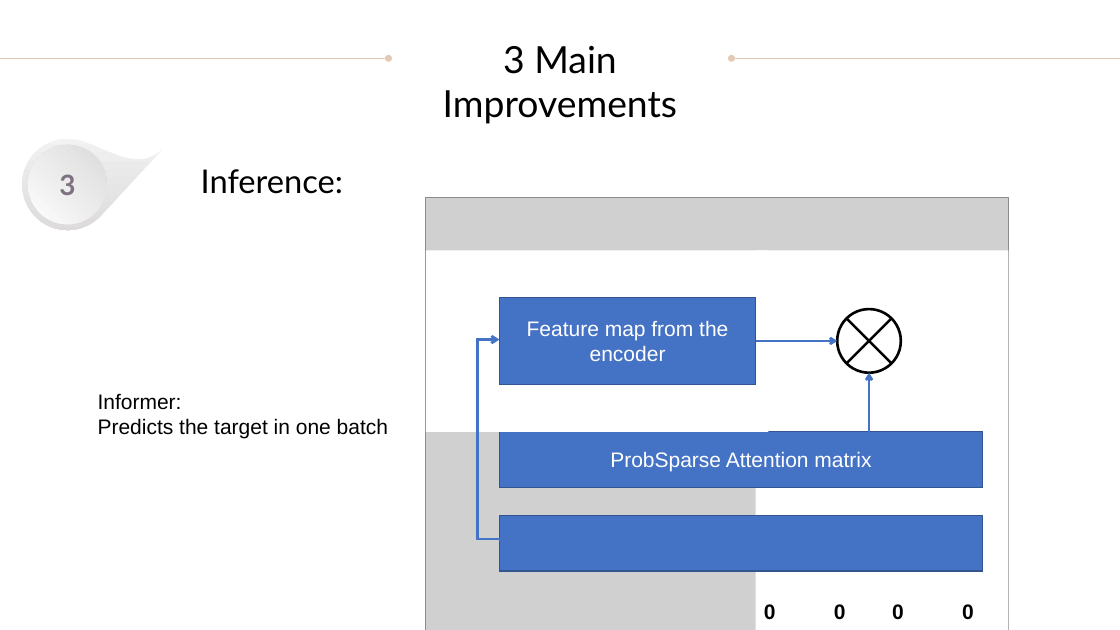
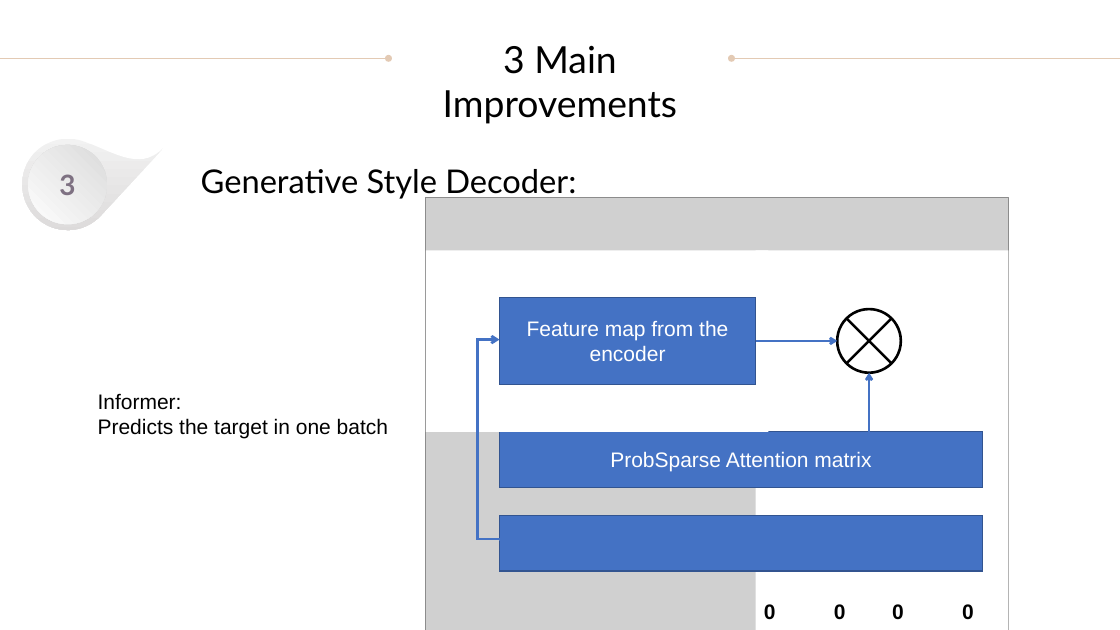
Before and after one commit to JoshuaGhost/paper_review, a slide deck: slide 14 of 0003 Informer the best paper AAAI2021/informer.pptx. Drawn at 1120x630 pixels with LibreOffice and Linux fonts; fonts in the diff are those of the drawing; grey boxes stand for pictures. Boxes give left, top, right and bottom in pixels: in the first picture for what was removed or moved away, otherwise in the second. Text is boxed around its words. In the diff, an @@ line names an element or a change of style, - is before the commit and + after.

```diff
--- a/0003 Informer the best paper AAAI2021/informer.pptx
+++ b/0003 Informer the best paper AAAI2021/informer.pptx
@@ text at bbox=[201, 169, 576, 199]: text changed @@
-Inference:
+Generative Style Decoder:
```
Also in this commit, not shown: 3 other slides changed, 1 slide added, 51 other files.
